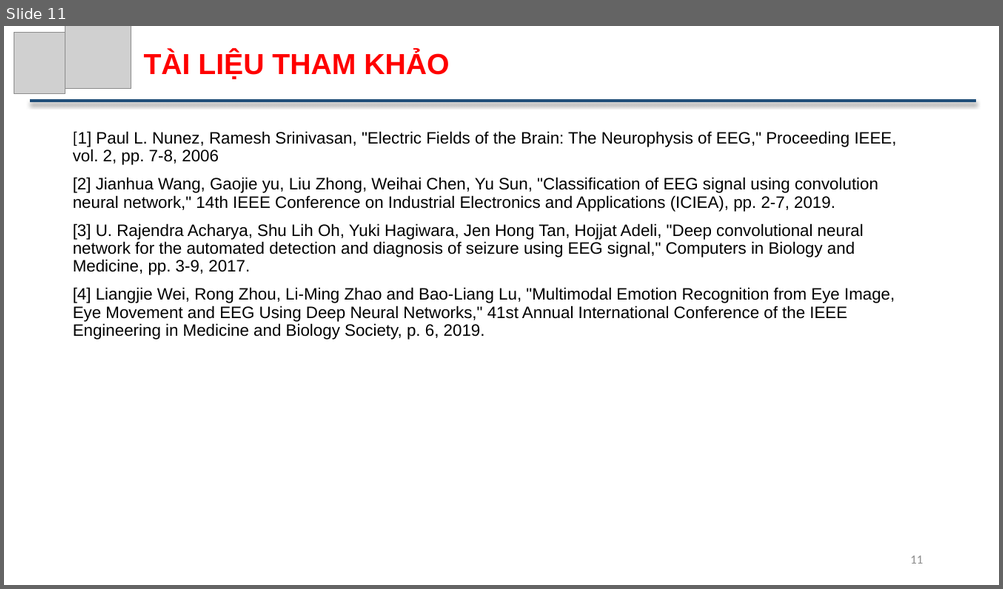
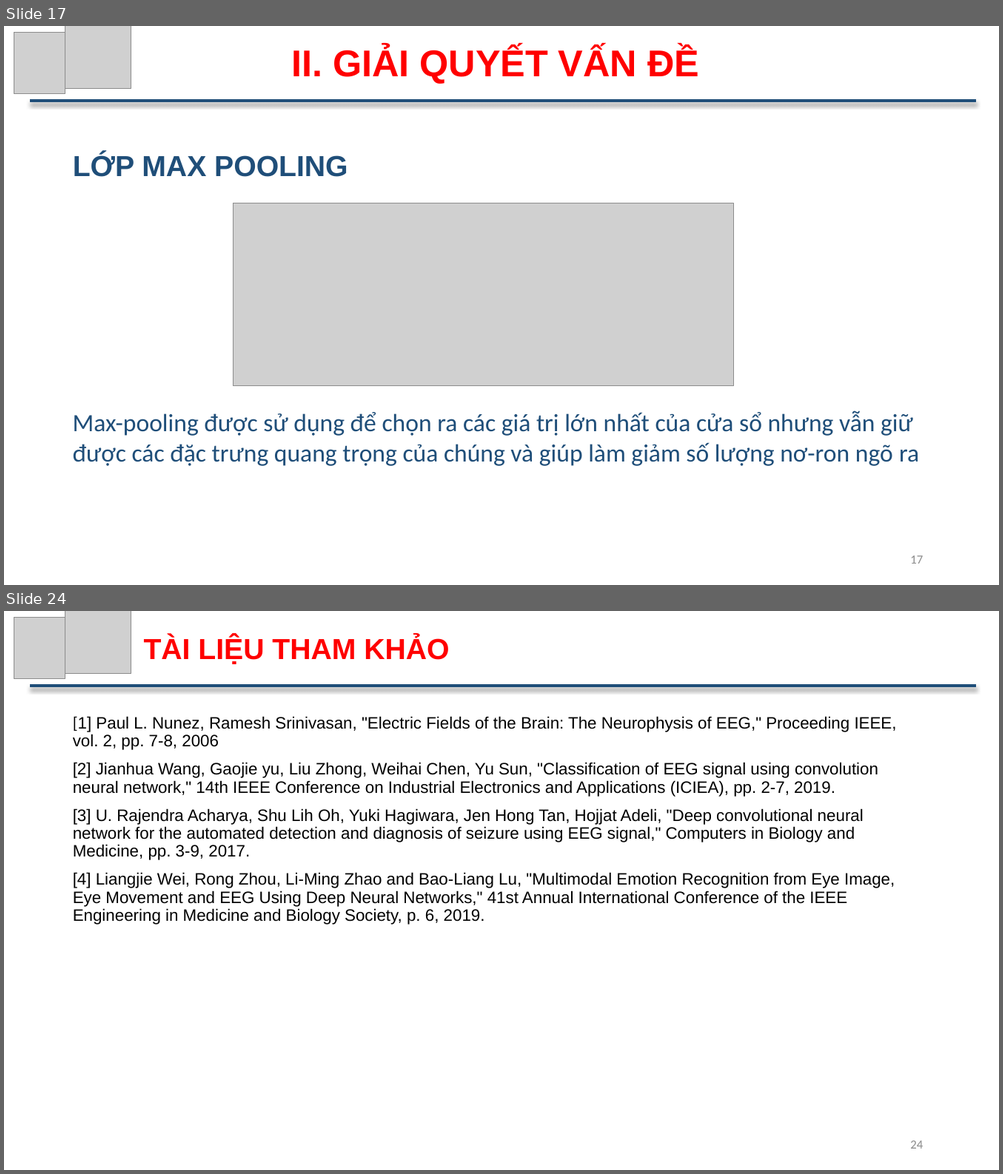
Before and after one commit to ThuTrongNguyen/Thesis, a slide deck: SlideBaoCao.pptx. Shown one above the other, each under a label of ours: slide 11 before the commit, slides 17 and 24 after it; the slides between them are not shown. The pictures are 1003x589 and 1003x1174 pixels, drawn with LibreOffice and Linux fonts; fonts in the diff are those of the drawing; grey boxes stand for pictures. Boxes give left, top, right and bottom in pixels: in the first picture for what was removed or moved away, otherwise in the second. Text is boxed around its words. In the diff, an @@ line names an element or a change of style, - is before the commit and + after.

```diff
--- a/SlideBaoCao.pptx
+++ b/SlideBaoCao.pptx
@@ slide 17 added at [4, 26, 999, 585], background #FFFFFF @@
@@ picture added at [14, 33, 65, 94] @@
@@ picture added at [65, 26, 131, 89] @@
@@ text added at [291, 47, 699, 84], 36 pt, text #FF0000, bold @@
+II. GIẢI QUYẾT VẤN ĐỀ
@@ line added from (30, 101) to (976, 101), #1F4E79 3 pt @@
@@ text added at [73, 153, 348, 177], 28 pt, text #1F4E79, bold @@
+LỚP MAX POOLING
@@ picture added at [233, 204, 733, 386] @@
@@ text added at [73, 412, 919, 466], 24 pt, text #1F4E79 @@
+Max-pooling được sử dụng để chọn ra các giá trị lớn nhất của cửa sổ nhưng vẫn giữ được các đặc trưng quang trọng của chúng và giúp làm giảm số lượng nơ-ron ngõ ra
@@ page number added at [910, 556, 922, 564], 12 pt, text #8C8C8C @@
+17
@@ what was slide 11 is now slide 24 @@
@@ page number at [910, 1141, 922, 1149]: text changed @@
-11
+24
```
Also in this commit, not shown: 5 slides changed, 14 other slides added, 2 slides removed, 6 other files.
